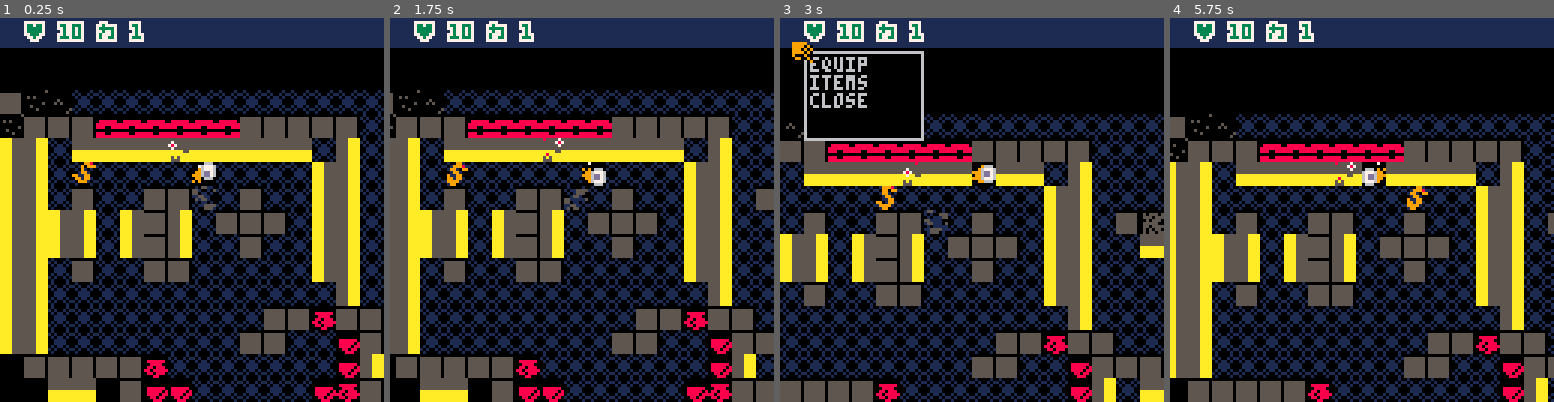
Above: before the commit, frames 1-4 (left to right).
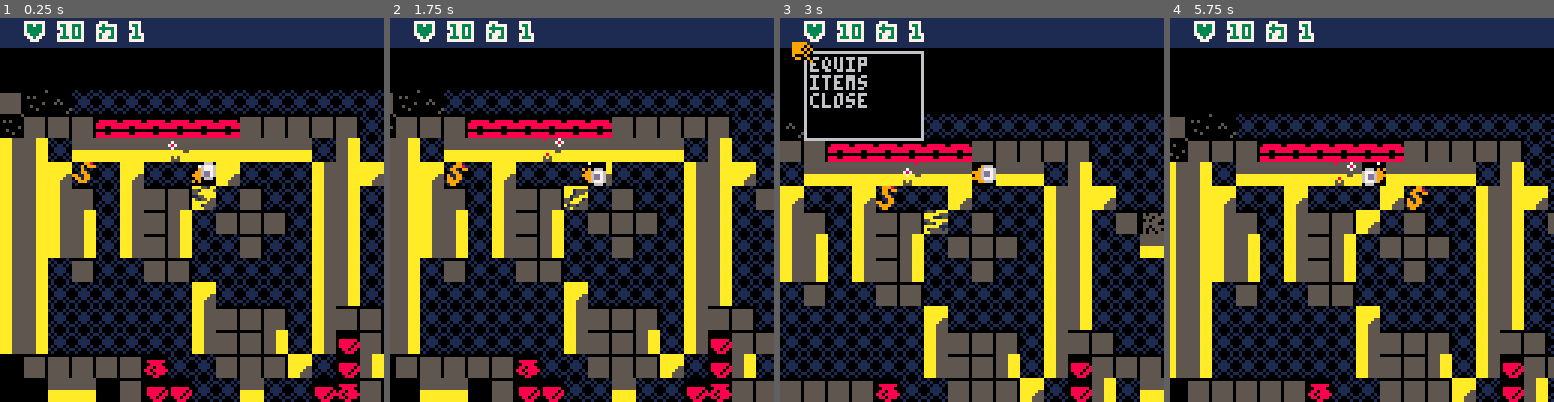
Above: after the commit, the same moments.

Repository: chebastian/picoabyss
Game: PICO-8 cartridge rouge.p8
Same seed, same stepped clock (60 frames per second), same inputs: the game is played once before the commit and once after it.
Inputs:
- Up to frame 1 (0.25 s): no input
- Up to frame 2 (1.75 s): tap X (X key) at 0.33, 1.07 s; tap O (Z key) at 0.7, 1.7 s; hold Right from 1.6 s (still down)
- Up to frame 3 (3 s): tap X (X key) at 1.85, 2.97 s; release Right at 2.1 s; tap O (Z key) at 2.1, 2.5, 2.9 s; hold Up 2.15-2.42 s; hold Right from 2.47 s (still down)
- Up to frame 4 (5.75 s): release Right at 3.03 s; hold Left 3.08-3.58 s; tap O (Z key) every 0.4 s from 3.3 to 5.7 s; hold Down 3.63-3.97 s; hold Right 4.02-4.68 s; tap X (X key) at 4.08, 5.2 s; hold Up 4.73-5.03 s; hold Left 5.08-5.68 s; hold Down from 5.73 s (still down)

The runs differ from the first frame. In frame 1, 8.2% of the frame differs, in the area x 12-100%, y 37-100%; in frame 2, 7.9%; in frame 3, 7.8%; in frame 4, 8.0%.

Commit message:
fix top left corners

Diff:
--- a/level.lua
+++ b/level.lua
@@ -7,12 +7,14 @@
  cmapsig(function(x,y,sig)
     -- if sig_match(sig, 0b10101111,0b10001001) then
     local sld = chk_solid(p(x,y))
-    if sig_match(sig, 0b10101111,0b10001001) and not sld then
+    if sig_match(sig, 0b10101111,0b10001101) and not sld then
         mset(x,y,146) --right
     elseif sig_match(sig, 0b11011111,0b10001111) and sld then
         mset(x,y,144) --left
     elseif sig_match(sig, 0b01011111,0b00010011) and not sld then
         mset(x,y,145) --bottom
+    elseif sig_match(sig, 0b11001111,0b11001101) and not sld then
+        mset(x,y,161) --top left corner
     end
  end)
 end
--- a/rouge.p8
+++ b/rouge.p8
@@ -2455,9 +2455,9 @@
 0501050105050101050501050505010505050505090505050505050105050000000000000000000000000000000000000000000000000000000000000000000000000000000000000000000000000000000000000000000000000000000000000000000000000000000000000000000000000000000000000000000000000000
 0001050105050101050505050505010505050505010901010101010105050000000000000000000000000000000000000000000000000000000000000000000000000000000000000000000000000000000000000000000000000000000000000000000000000000000000000000000000000000000000000000000000000000
 0001050505050505050505050505010505050501010505050501050505050000000000000000000000000000000000000000000000000000000000000000000000000000000000000000000000000000000000000000000000000000000000000000000000000000000000000000000000000000000000000000000000000000
-000105050505050505050501010d010105050501010101010501050505000000000000000000000000000000000000000000000000000000000000000000000000000000000000000000000000000000000000000000000000000000000000000000000000000000000000000000000000000000000000000000000000000000
-00010505050505050505010105050f0101010101010101010501050505000000000000000000000000000000000000000000000000000000000000000000000000000000000000000000000000000000000000000000000000000000000000000000000000000000000000000000000000000000000000000000000000000000
-0001010101010d050505050505050f0905050509050505050501050505000000000000000000000000000000000000000000000000000000000000000000000000000000000000000000000000000000000000000000000000000000000000000000000000000000000000000000000000000000000000000000000000000000
+0001050505050505050101010505010105050501010101010501050505000000000000000000000000000000000000000000000000000000000000000000000000000000000000000000000000000000000000000000000000000000000000000000000000000000000000000000000000000000000000000000000000000000
+00010505050505050501010105050f0101010101010101010501050505000000000000000000000000000000000000000000000000000000000000000000000000000000000000000000000000000000000000000000000000000000000000000000000000000000000000000000000000000000000000000000000000000000
+0001010101010d050501010105050f0905050509050505050501050505000000000000000000000000000000000000000000000000000000000000000000000000000000000000000000000000000000000000000000000000000000000000000000000000000000000000000000000000000000000000000000000000000000
 0000000000010f0f05050505050f0d0101010101010101010101000000000000000000000000000000000000000000000000000000000000000000000000000000000000000000000000000000000000000000000000000000000000000000000000000000000000000000000000000000000000000000000000000000000000
 0000000000010d0d0f0d0f0d0d0d0f0100000000000000000000000000000000000000000000000000000000000000000000000000000000000000000000000000000000000000000000000000000000000000000000000000000000000000000000000000000000000000000000000000000000000000000000000000000000
 0000000000010101010101010101010100000000000000000000000000000000000000000000000000000000000000000000000000000000000000000000000000000000000000000000000000000000000000000000000000000000000000000000000000000000000000000000000000000000000000000000000000000000
